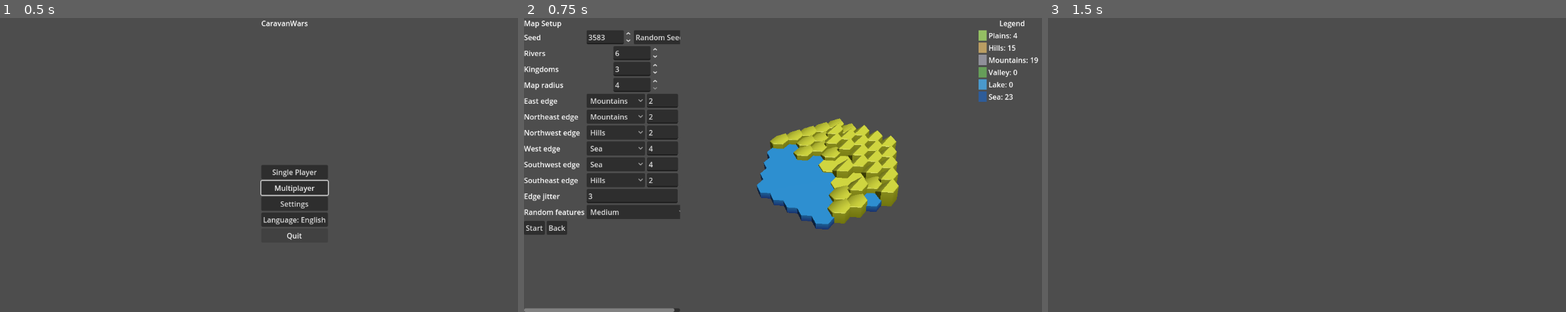
Above: before the commit, frames 1-3 (left to right).
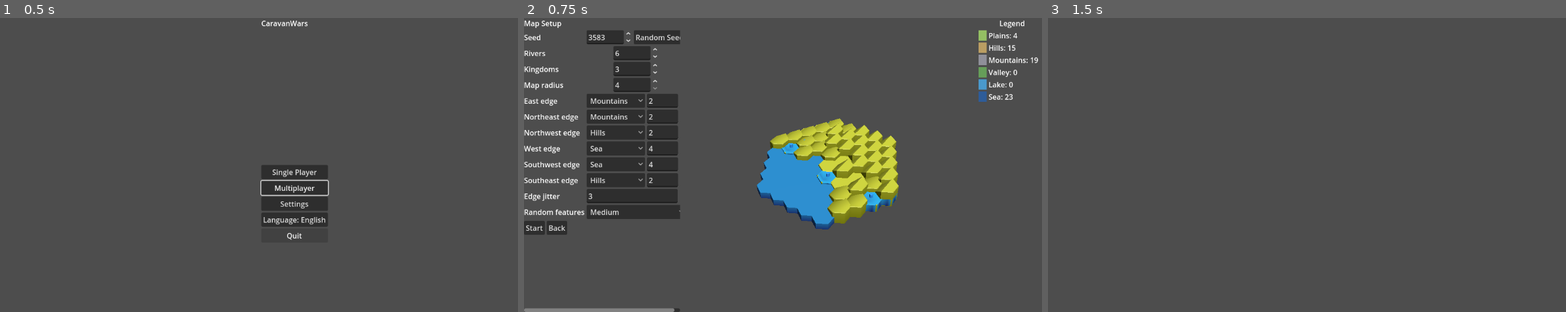
Above: after the commit, the same moments.

Repository: sepa79/CaravanWars
Game: Godot game, scene res://scenes/Main.tscn
Two runs of this game, one before a commit and one after it. Both use one fixed random seed, a clock stepped at 60 frames per second and the inputs below.
Inputs:
- Up to frame 1 (0.5 s): no input
- Up to frame 2 (0.75 s): click "Single Player" at 0.5 s
- Up to frame 3 (1.5 s): click "Start" at 1.25 s

Frame 1 is identical in both runs. In frame 2, 0.3% of the frame differs, in the area x 49-73%, y 34-66%; in frame 3, nothing differs.

Commit message:
feat: render rivers in map preview

Diff:
--- a/game/ui/MapView.gd
+++ b/game/ui/MapView.gd
@@ -21,6 +21,21 @@
     "D": preload("res://assets/gltf/tiles/coast/hex_coast_D.gltf"),
     "E": preload("res://assets/gltf/tiles/coast/hex_coast_E.gltf"),
 }
+
+const RIVER_SCENES: Dictionary = {
+    "straight": preload("res://assets/gltf/tiles/rivers/hex_river_A.gltf"),
+    "bend": preload("res://assets/gltf/tiles/rivers/hex_river_C.gltf"),
+    "t": preload("res://assets/gltf/tiles/rivers/hex_river_D.gltf"),
+    "cross": preload("res://assets/gltf/tiles/rivers/hex_river_crossing_A.gltf"),
+    "source": preload("res://assets/gltf/tiles/rivers/hex_river_B.gltf"),
+    "mouth": preload("res://assets/gltf/tiles/rivers/hex_river_L.gltf"),
+}
+
+const RIVER_ROTATION_STEP: float = PI / 3.0
+const RIVER_Y_OFFSET: float = 0.05
+const RIVER_CLASS_SCALE_STEP: float = 0.03
+const RIVER_MARKER_HEIGHT: float = 0.4
+const RIVER_MARKER_RADIUS: float = 0.18
 
 const HEX_WORLD_SCALE: float = 1.0
 const CAMERA_BASE_HEIGHT: float = 26.0
@@ -46,6 +61,9 @@
 
 var _mesh_library: Dictionary = {}
 var _region_layers: Dictionary = {}
+var _river_layers: Dictionary = {}
+var _river_marker_layer: MultiMeshInstance3D
+var _river_tile_cache: Dictionary = {}
 var _needs_refresh: bool = false
 var _map_bounds: Dictionary = {}
 var _camera_zoom: float = 1.0
@@ -56,6 +74,7 @@
 var _map_extent_radius: float = 1.0
 var _is_panning: bool = false
 var _is_rotating: bool = false
+var _show_rivers: bool = true
 
 var _viewport: SubViewport
 var _terrain_root: Node3D
@@ -81,6 +100,7 @@
 
 func set_map_data(data: Dictionary) -> void:
     map_data = data
+    _cache_river_entries()
     if data.is_empty():
         _reset_camera_state()
     _needs_refresh = true
@@ -99,8 +119,9 @@
 func set_show_roads(_value: bool) -> void:
     pass
 
-func set_show_rivers(_value: bool) -> void:
-    pass
+func set_show_rivers(value: bool) -> void:
+    _show_rivers = value
+    _update_river_visibility()
 
 func set_show_cities(_value: bool) -> void:
     pass
@@ -222,6 +243,8 @@
     _mesh_library = {
         "regions": {},
         "shorelines": {},
+        "rivers": {},
+        "river_marker": null,
     }
     for region in REGION_SCENES.keys():
         var scene: PackedScene = REGION_SCENES[region]
@@ -233,6 +256,14 @@
         var coast_mesh: Mesh = _extract_mesh(coast_scene)
         if coast_mesh != null:
             _mesh_library["shorelines"][case_key] = coast_mesh
+    var river_meshes: Dictionary = {}
+    for variant in RIVER_SCENES.keys():
+        var river_scene: PackedScene = RIVER_SCENES[variant]
+        var river_mesh: Mesh = _extract_mesh(river_scene)
+        if river_mesh != null:
+            river_meshes[variant] = river_mesh
+    _mesh_library["rivers"] = river_meshes
+    _mesh_library["river_marker"] = _build_river_marker_mesh()
 
 func _extract_mesh(scene: PackedScene) -> Mesh:
     if scene == null:
@@ -253,6 +284,19 @@
             if mesh != null:
                 return mesh
     return null
+
+func _build_river_marker_mesh() -> Mesh:
+    var marker := CylinderMesh.new()
+    marker.top_radius = RIVER_MARKER_RADIUS
+    marker.bottom_radius = RIVER_MARKER_RADIUS
+    marker.height = RIVER_MARKER_HEIGHT
+    marker.radial_segments = 12
+    var material := StandardMaterial3D.new()
+    material.albedo_color = Color(0.2, 0.6, 1.0, 0.85)
+    material.metallic = 0.0
+    material.roughness = 0.35
+    marker.material = material
+    return marker
 
 func _ensure_region_layers() -> void:
     if _terrain_root == null:
@@ -280,6 +324,7 @@
         return
     _needs_refresh = false
     _update_region_layers()
+    _update_river_layers()
 
 func _update_region_layers() -> void:
     var grouped_hexes := _group_hexes_by_region()
@@ -343,6 +388,303 @@
         grouped[region].append(entry)
     return grouped
 
+func _cache_river_entries() -> void:
+    _river_tile_cache.clear()
+    if not map_data.has("hexes"):
+        return
+    var entries: Variant = map_data["hexes"]
+    if typeof(entries) != TYPE_ARRAY:
+        return
+    for entry_variant in entries:
+        if typeof(entry_variant) != TYPE_DICTIONARY:
+            continue
+        var entry: Dictionary = entry_variant
+        var mask := int(entry.get("river_mask", 0))
+        if mask == 0:
+            continue
+        var axial := _coord_to_axial(entry.get("coord"))
+        var is_mouth := bool(entry.get("is_mouth", false))
+        var variant := _classify_river_variant(mask, is_mouth)
+        if variant.is_empty():
+            continue
+        var rotation := _compute_river_rotation(mask, variant)
+        var class_value := int(entry.get("river_class", 1))
+        if class_value <= 0:
+            class_value = 1
+        var cached_entry := {
+            "coord": axial,
+            "mask": mask,
+            "river_class": class_value,
+            "is_mouth": is_mouth,
+            "variant": variant,
+            "rotation": rotation,
+        }
+        _river_tile_cache[axial] = cached_entry
+
+func _classify_river_variant(mask: int, is_mouth: bool) -> String:
+    if mask == 0:
+        return ""
+    if is_mouth:
+        return "mouth"
+    var pop := _count_bits(mask)
+    if pop <= 0:
+        return ""
+    if pop == 1:
+        return "source"
+    if pop == 2:
+        var bits := _bits_from_mask(mask)
+        if _is_opposite_pair(bits):
+            return "straight"
+        return "bend"
+    if pop == 3:
+        return "t"
+    return "cross"
+
+func _count_bits(value: int) -> int:
+    var count := 0
+    var working := value
+    while working != 0:
+        working &= working - 1
+        count += 1
+    return count
+
+func _bits_from_mask(mask: int) -> Array[int]:
+    var bits: Array[int] = []
+    for i in range(6):
+        if (mask & (1 << i)) != 0:
+            bits.append(i)
+    bits.sort()
+    return bits
+
+func _is_opposite_pair(bits: Array[int]) -> bool:
+    if bits.size() != 2:
+        return false
+    var a := bits[0]
+    var b := bits[1]
+    return ((b - a) + 6) % 6 == 3
+
+func _compute_river_rotation(mask: int, variant: String) -> int:
+    if mask == 0:
+        return 0
+    match variant:
+        "source":
+            var bits := _bits_from_mask(mask)
+            if bits.is_empty():
+                return 0
+            var target := bits[0]
+            return (target - 3 + 6) % 6
+        "mouth":
+            return 0
+        "straight":
+            return _find_rotation_for_pattern(mask, [_mask_from_bits([0, 3])])
+        "bend":
+            return _find_rotation_for_pattern(mask, [_mask_from_bits([2, 3])])
+        "t":
+            return _find_rotation_for_pattern(mask, [
+                _mask_from_bits([1, 3, 5]),
+                _mask_from_bits([0, 1, 2]),
+                _mask_from_bits([0, 2, 3]),
+            ])
+        "cross":
+            return _find_rotation_for_pattern(mask, [
+                _mask_from_bits([0, 2, 3, 5]),
+                _mask_from_bits([0, 1, 3, 4]),
+                _mask_from_bits([0, 1, 2, 3]),
+                _mask_from_bits([0, 1, 2, 3, 4]),
+                _mask_from_bits([0, 1, 2, 3, 4, 5]),
+            ])
+    return 0
+
+func _mask_from_bits(bits: Array[int]) -> int:
+    var result := 0
+    for bit in bits:
+        var wrapped := wrapi(bit, 0, 6)
+        result |= 1 << wrapped
+    return result
+
+func _rotate_mask(mask: int, steps: int) -> int:
+    var rotated := 0
+    for i in range(6):
+        if (mask & (1 << i)) == 0:
+            continue
+        var new_index := (i + steps) % 6
+        rotated |= 1 << new_index
+    return rotated
+
+func _find_rotation_for_pattern(mask: int, canonical_masks: Array[int]) -> int:
+    var best_rotation := 0
+    var best_overlap := -1
+    for canonical in canonical_masks:
+        for rotation in range(6):
+            var rotated := _rotate_mask(canonical, rotation)
+            if rotated == mask:
+                return rotation
+            var overlap := _count_bits(mask & rotated)
+            if overlap > best_overlap:
+                best_overlap = overlap
+                best_rotation = rotation
+    return best_rotation % 6
+
+func _scale_vector_for_class(class_value: int) -> Vector3:
+    var factor := 1.0 + float(max(class_value - 1, 0)) * RIVER_CLASS_SCALE_STEP
+    return Vector3(factor, 1.0, factor)
+
+func _get_or_create_river_layer(class_value: int, variant: String) -> MultiMeshInstance3D:
+    if _terrain_root == null:
+        return null
+    if not _river_layers.has(class_value):
+        _river_layers[class_value] = {}
+    var variant_layers: Dictionary = _river_layers[class_value]
+    if variant_layers.has(variant):
+        var existing: Variant = variant_layers[variant]
+        if existing is MultiMeshInstance3D:
+            return existing
+    var river_meshes: Dictionary = _mesh_library.get("rivers", {})
+    var mesh: Mesh = river_meshes.get(variant)
+    if mesh == null:
+        return null
+    var multimesh := MultiMesh.new()
+    multimesh.transform_format = MultiMesh.TRANSFORM_3D
+    multimesh.mesh = mesh
+    var instance := MultiMeshInstance3D.new()
+    instance.name = "River%sClass%d" % [variant.capitalize(), class_value]
+    instance.multimesh = multimesh
+    instance.cast_shadow = GeometryInstance3D.SHADOW_CASTING_SETTING_OFF
+    instance.visible = _show_rivers
+    _terrain_root.add_child(instance)
+    variant_layers[variant] = instance
+    _river_layers[class_value] = variant_layers
+    return instance
+
+func _ensure_river_marker_layer() -> MultiMeshInstance3D:
+    if _terrain_root == null:
+        return null
+    if _river_marker_layer != null and _river_marker_layer.multimesh != null:
+        return _river_marker_layer
+    var marker_mesh: Mesh = _mesh_library.get("river_marker")
+    if marker_mesh == null:
+        return null
+    var multimesh := MultiMesh.new()
+    multimesh.transform_format = MultiMesh.TRANSFORM_3D
+    multimesh.mesh = marker_mesh
+    var instance := MultiMeshInstance3D.new()
+    instance.name = "RiverMouthMarkers"
+    instance.multimesh = multimesh
+    instance.cast_shadow = GeometryInstance3D.SHADOW_CASTING_SETTING_OFF
+    instance.visible = _show_rivers
+    _terrain_root.add_child(instance)
+    _river_marker_layer = instance
+    return instance
+
+func _update_river_layers() -> void:
+    if _terrain_root == null:
+        return
+    var grouped: Dictionary = {}
+    var mouth_entries: Array = []
+    for info_variant in _river_tile_cache.values():
+        if typeof(info_variant) != TYPE_DICTIONARY:
+            continue
+        var info: Dictionary = info_variant
+        var variant := String(info.get("variant", ""))
+        if variant.is_empty():
+            continue
+        var class_value := int(info.get("river_class", 1))
+        if class_value <= 0:
+            class_value = 1
+        if not grouped.has(class_value):
+            grouped[class_value] = {}
+        var variant_map: Dictionary = grouped[class_value]
+        if not variant_map.has(variant):
+            variant_map[variant] = []
+        var list: Array = variant_map[variant]
+        list.append(info)
+        variant_map[variant] = list
+        grouped[class_value] = variant_map
+        if bool(info.get("is_mouth", false)):
+            mouth_entries.append(info)
+    var used_keys: Dictionary = {}
+    for class_value in grouped.keys():
+        var variant_map: Dictionary = grouped[class_value]
+        for variant in variant_map.keys():
+            var entries: Array = variant_map[variant]
+            var instance := _get_or_create_river_layer(class_value, variant)
+            if instance == null:
+                continue
+            var multimesh := instance.multimesh
+            if multimesh == null:
+                continue
+            instance.visible = _show_rivers
+            var count := entries.size()
+            multimesh.instance_count = count
+            for index in range(count):
+                var entry: Dictionary = entries[index]
+                var axial: Vector2i = entry.get("coord", Vector2i.ZERO)
+                var world_position := _axial_to_world(axial)
+                world_position.y += RIVER_Y_OFFSET
+                var rotation_steps := int(entry.get("rotation", 0)) % 6
+                var rotation_basis := Basis(Vector3.UP, float(rotation_steps) * RIVER_ROTATION_STEP)
+                var basis := rotation_basis.scaled(_scale_vector_for_class(class_value))
+                var transform := Transform3D(basis, world_position)
+                multimesh.set_instance_transform(index, transform)
+            used_keys["%d:%s" % [class_value, variant]] = true
+    _cleanup_unused_river_layers(used_keys)
+    _update_river_markers(mouth_entries)
+
+func _cleanup_unused_river_layers(used_keys: Dictionary) -> void:
+    var classes_to_remove: Array[int] = []
+    for class_value in _river_layers.keys():
+        var variant_map: Dictionary = _river_layers[class_value]
+        var variants_to_remove: Array[String] = []
+        for variant in variant_map.keys():
+            var key := "%d:%s" % [class_value, variant]
+            if used_keys.has(key):
+                continue
+            var instance: Variant = variant_map[variant]
+            if instance is MultiMeshInstance3D:
+                var node := instance as MultiMeshInstance3D
+                if not node.is_queued_for_deletion():
+                    node.queue_free()
+            variants_to_remove.append(variant)
+        for variant in variants_to_remove:
+            variant_map.erase(variant)
+        if variant_map.is_empty():
+            classes_to_remove.append(class_value)
+        else:
+            _river_layers[class_value] = variant_map
+    for class_value in classes_to_remove:
+        _river_layers.erase(class_value)
+
+func _update_river_markers(entries: Array) -> void:
+    if entries.is_empty():
+        if _river_marker_layer != null and _river_marker_layer.multimesh != null:
+            _river_marker_layer.multimesh.instance_count = 0
+        return
+    var instance := _ensure_river_marker_layer()
+    if instance == null:
+        return
+    var multimesh := instance.multimesh
+    if multimesh == null:
+        return
+    instance.visible = _show_rivers
+    multimesh.instance_count = entries.size()
+    for index in range(entries.size()):
+        var entry: Dictionary = entries[index]
+        var axial: Vector2i = entry.get("coord", Vector2i.ZERO)
+        var world_position := _axial_to_world(axial)
+        world_position.y += RIVER_Y_OFFSET + (RIVER_MARKER_HEIGHT * 0.5)
+        var transform := Transform3D(Basis.IDENTITY, world_position)
+        multimesh.set_instance_transform(index, transform)
+
+func _update_river_visibility() -> void:
+    for class_value in _river_layers.keys():
+        var variant_map: Dictionary = _river_layers[class_value]
+        for variant in variant_map.keys():
+            var instance: Variant = variant_map[variant]
+            if instance is MultiMeshInstance3D:
+                (instance as MultiMeshInstance3D).visible = _show_rivers
+    if _river_marker_layer != null:
+        _river_marker_layer.visible = _show_rivers
+
 func _coord_to_axial(value: Variant) -> Vector2i:
     if value is Vector2i:
         return value
Not shown, changed: CHANGELOG.md
